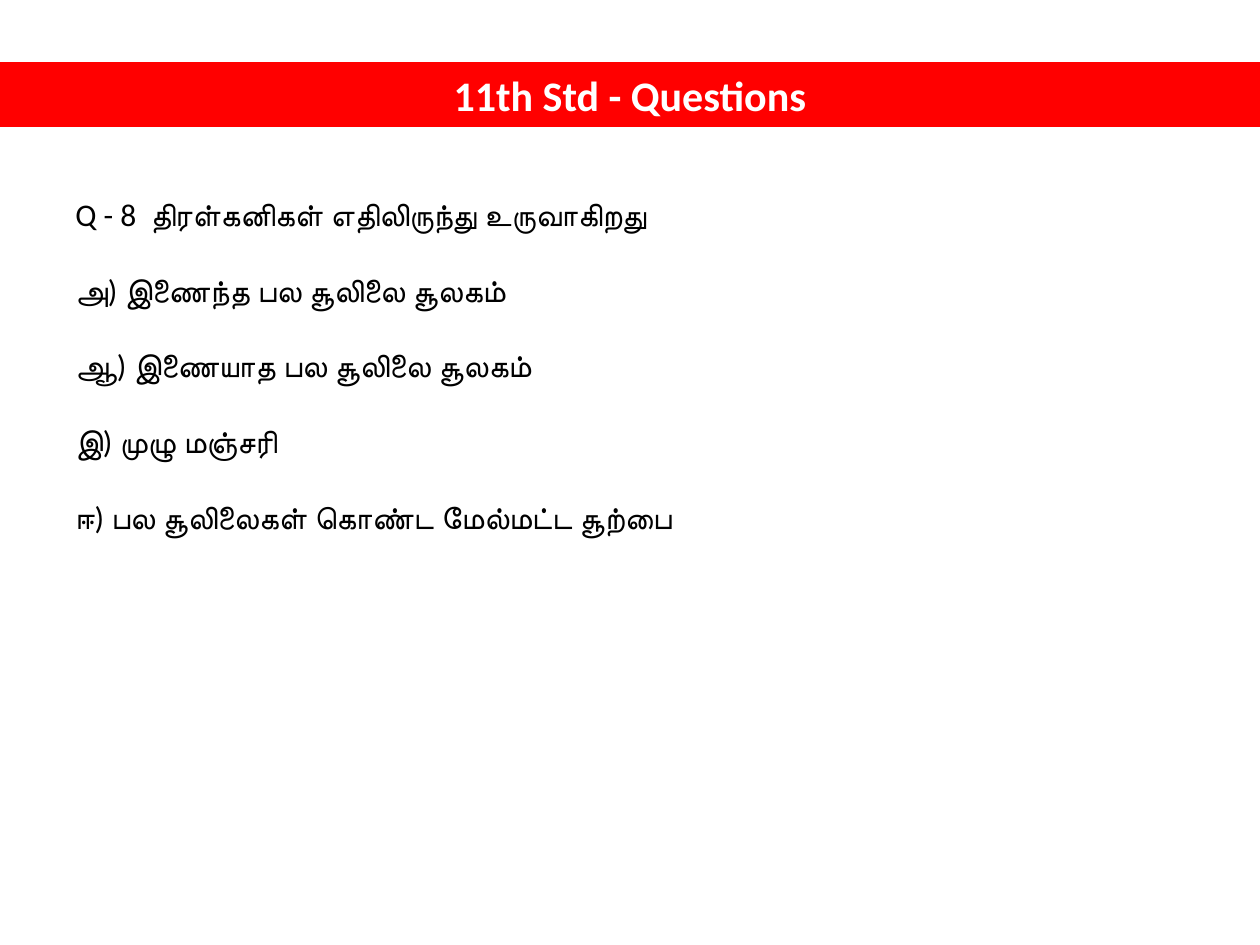
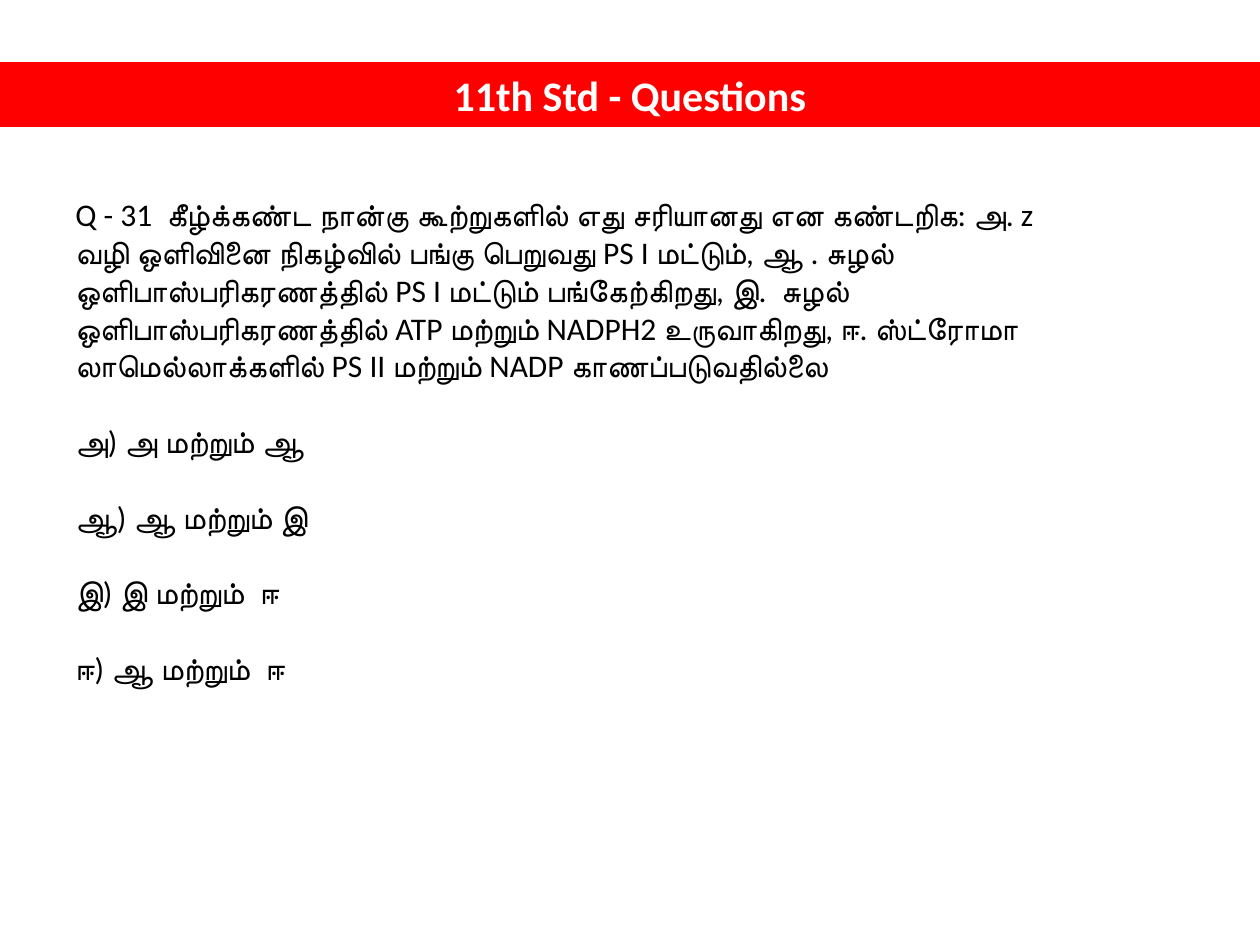
Before and after one commit to tvmani/tvmani.github.io, a slide deck: slide 61 of tamil_biology/NEET_BIOLOGY_001.pptx (slide 13 before the commit). Drawn at 1260x945 pixels with LibreOffice and Linux fonts; fonts in the diff are those of the drawing. Boxes give left, top, right and bottom in pixels: in the first picture for what was removed or moved away, otherwise in the second. Text is boxed around its words. In the diff, an @@ line names an element or a change of style, - is before the commit and + after.

```diff
--- a/tamil_biology/NEET_BIOLOGY_001.pptx
+++ b/tamil_biology/NEET_BIOLOGY_001.pptx
@@ text at [75, 203, 1033, 689]: text changed @@
-Q - 8 திரள்கனிகள் எதிலிருந்து உருவாகிறது
-அ) இணைந்த பல சூலிலை சூலகம்
-ஆ) இணையாத பல சூலிலை சூலகம்
-இ) முழு மஞ்சரி
-ஈ) பல சூலிலைகள் கொண்ட மேல்மட்ட சூற்பை
+Q - 31 கீழ்க்கண்ட நான்கு கூற்றுகளில் எது சரியானது என கண்டறிக: அ. z வழி ஒளிவினை நிகழ்வில் பங்கு பெறுவது PS I மட்டும், ஆ . சுழல் ஒளிபாஸ்பரிகரணத்தில் PS I மட்டும் பங்கேற்கிறது, இ. சுழல் ஒளிபாஸ்பரிகரணத்தில் ATP மற்றும் NADPH2 உருவாகிறது, ஈ. ஸ்ட்ரோமா லாமெல்லாக்களில் PS II மற்றும் NADP காணப்படுவதில்லை
+அ) அ மற்றும் ஆ
+ஆ) ஆ மற்றும் இ
+இ) இ மற்றும் ஈ
+ஈ) ஆ மற்றும் ஈ
```
Also in this commit, not shown: 27 other slides changed, 96 slides added, 3 other files.
